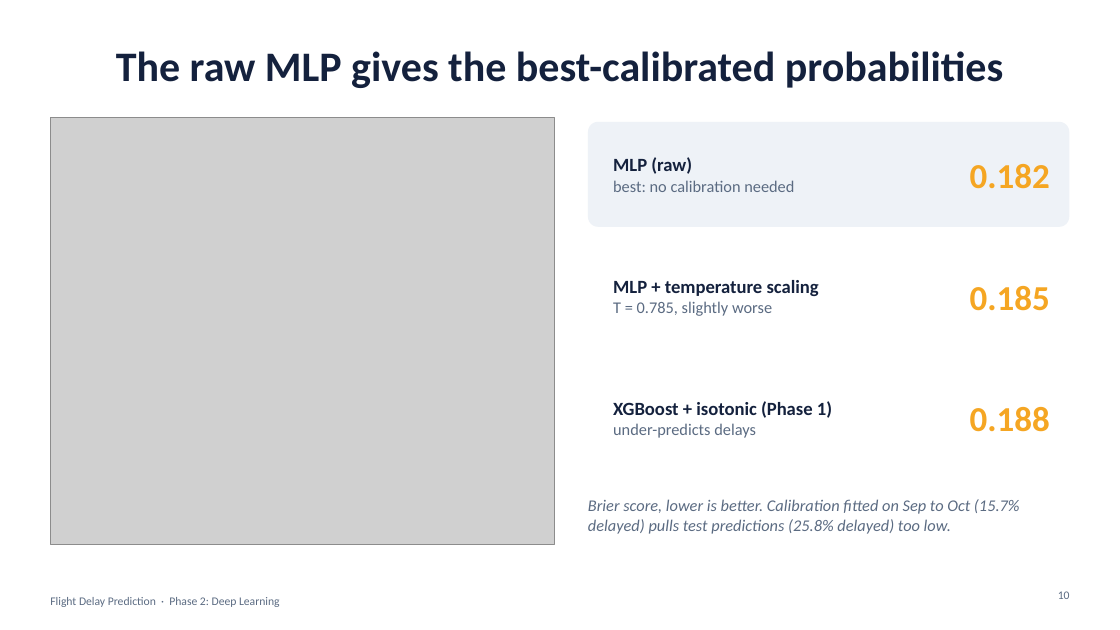
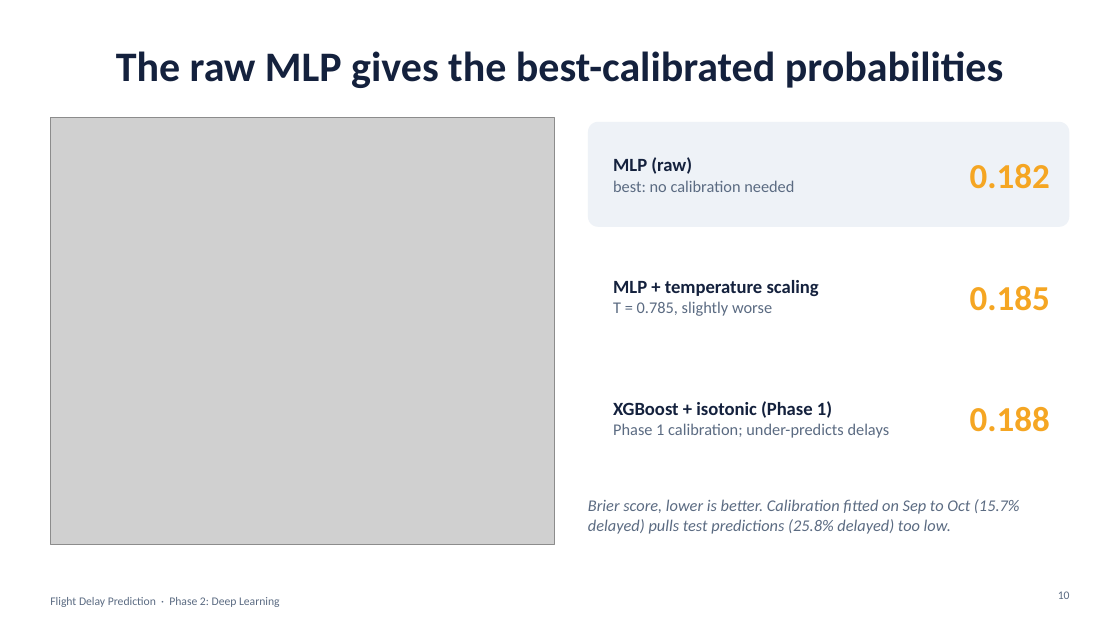
Before and after one commit to mayank-pillai-99/flight-delay-prediction, a slide deck: slide 10 of phase2/presentation/flight_delay_dl_presentation.pptx. Drawn at 1120x630 pixels with LibreOffice and Linux fonts; fonts in the diff are those of the drawing; grey boxes stand for pictures. Boxes give left, top, right and bottom in pixels: in the first picture for what was removed or moved away, otherwise in the second. Text is boxed around its words. In the diff, an @@ line names an element or a change of style, - is before the commit and + after.

```diff
--- a/phase2/presentation/flight_delay_dl_presentation.pptx
+++ b/phase2/presentation/flight_delay_dl_presentation.pptx
@@ text at <box>613,423,890,438</box>: text changed @@
-under-predicts delays
+Phase 1 calibration; under-predicts delays
```
Also in this commit, not shown: 6 other slides changed, 1 other file.
